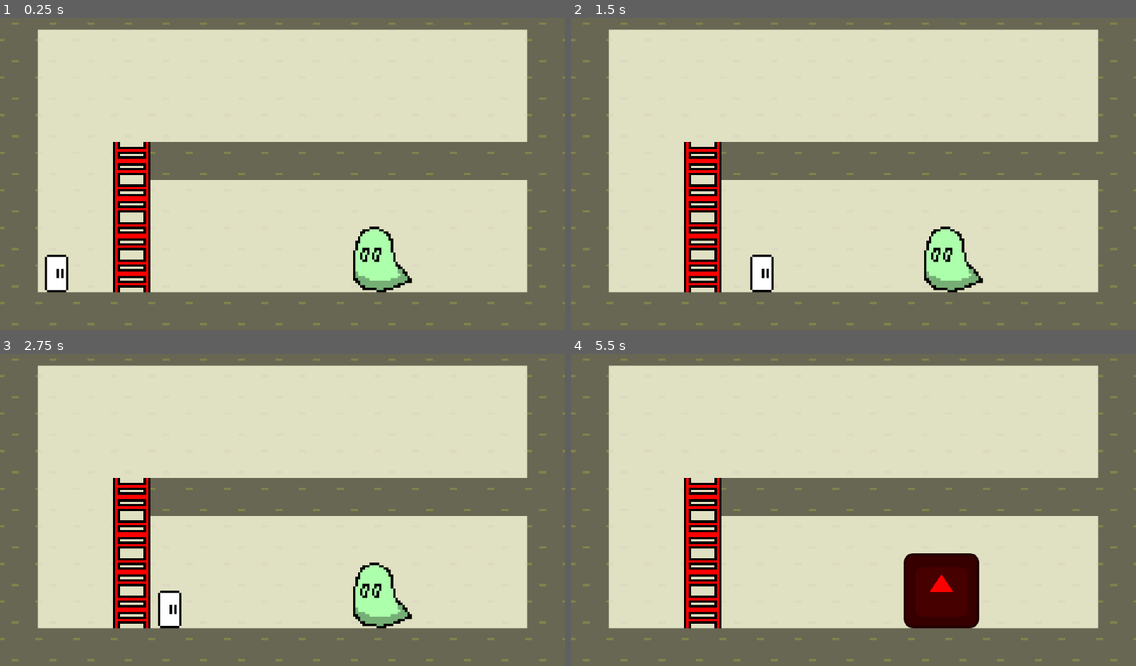
Above: before the commit, frames 1-4 (two rows, left to right).
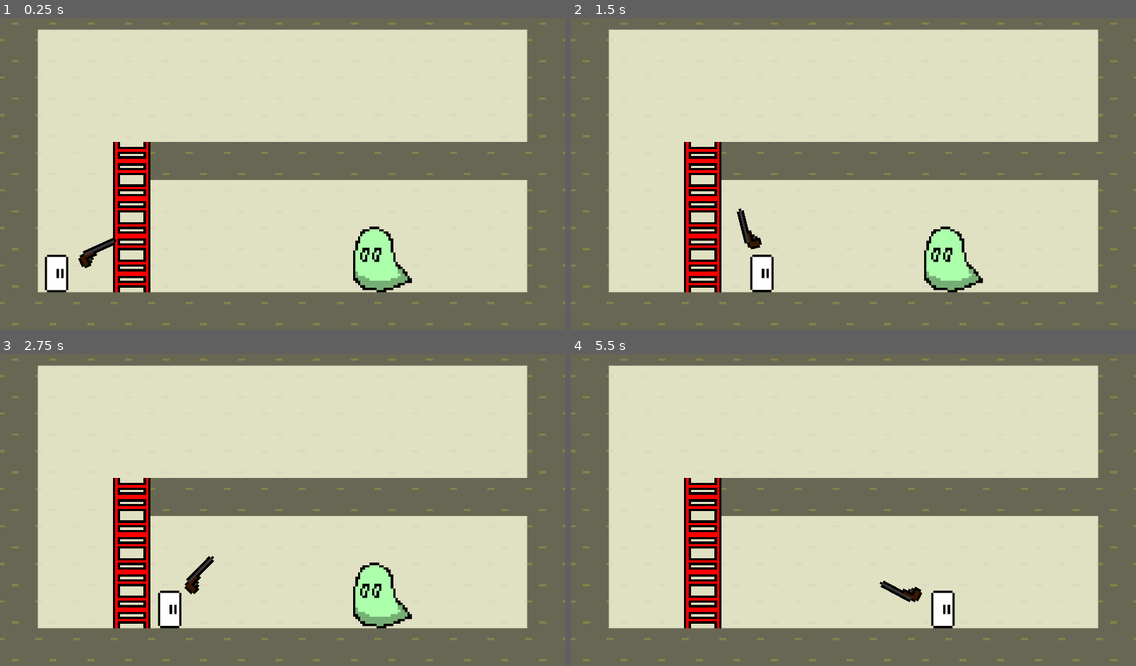
Above: after the commit, the same moments.

Repository: heitortetznerpereira/GGJ2026
Game: Godot game, scene res://main.tscn
Same seed, same stepped clock (60 frames per second), same inputs: the game is played once before the commit and once after it. The engine's default icon, where the game draws it, is replaced by a stand-in: a white triangle on a blue panel in a dark square.
Inputs (mouse positions are in pixels of both pictures, inside the frame that each line leads up to):
- Up to frame 1 (0.25 s): no input
- Up to frame 2 (1.5 s): tap Enter at 0.5 s; move the mouse to (977, 155) at 0.52 s; hold D (move_right) from 0.53 s (still down); tap Space (interact) at 0.6, 1.35 s; tap W (move_up) at 0.77 s; move the mouse to (740, 186) at 1.27 s
- Up to frame 3 (2.75 s): tap W (move_up) at 1.52 s; move the mouse to (339, 438) at 2.02 s; release D (move_right) at 2.03 s; hold Left (move_left) from 2.03 s (still down); tap Space (interact) at 2.1 s
- Up to frame 4 (5.5 s): move the mouse to (825, 572) at 2.77 s; release Left (move_left) at 2.78 s; hold D (move_right) 2.78-4.28 s; tap Space (interact) at 2.85, 3.6, 4.35 s; tap W (move_up) at 3.02, 3.77, 4.52 s; move the mouse to (1023, 553) at 3.52 s; tap E at 4.25 s; move the mouse to (684, 460) at 4.27 s; hold Left (move_left) 4.28-5 s; click "RESIDENT EVIL" at 5 s

The runs differ from the first frame. In frame 1, 0.2% of the frame differs, in the area x 13-21%, y 70-81%; in frame 2, 0.2%; in frame 3, 0.2%; in frame 4, 3.3%, in the area x 54-73%, y 63-89%.

Commit message:
coisa

Diff:
--- a/main.gd
+++ b/main.gd
@@ -1,2 +1,6 @@
 class_name Main
 extends Node
+
+
+func _ready() -> void:
+	Engine.max_fps = 60
--- a/maps/building/building.tscn
+++ b/maps/building/building.tscn
@@ -7,6 +7,7 @@
 [ext_resource type="TileSet" uid="uid://b6y2ac3e1gqyn" path="res://maps/stairs_tile.tres" id="3_dfo5w"]
 [ext_resource type="TileSet" uid="uid://bqkvafq38vn6w" path="res://maps/logic_tile.tres" id="4_dfo5w"]
 [ext_resource type="PackedScene" uid="uid://bu17uw1f2baw8" path="res://monsters/phantom/phantom.tscn" id="6_f1shy"]
+[ext_resource type="Script" uid="uid://0k4m2jvpriua" path="res://monsters/re_monster/re_manager.gd" id="8_onapj"]
 
 [sub_resource type="TileSetAtlasSource" id="TileSetAtlasSource_bju83"]
 texture = ExtResource("2_cplqv")
@@ -19,12 +20,11 @@
 physics_layer_0/collision_layer = 1
 sources/0 = SubResource("TileSetAtlasSource_bju83")
 
-[node name="Building" type="Node2D" unique_id=1541245829 node_paths=PackedStringArray("tile_map", "player", "phantom")]
+[node name="Building" type="Node2D" unique_id=1541245829 node_paths=PackedStringArray("tile_map", "player", "re_manager")]
 script = ExtResource("1_h04c8")
 tile_map = NodePath("PaintTile")
 player = NodePath("Player")
-phantom = NodePath("Phantom")
-re_monster_s = ExtResource("2_bnirl")
+re_manager = NodePath("REManager")
 metadata/_custom_type_script = "uid://grrl5h1qrhem"
 
 [node name="PaintTile" type="TileMapLayer" parent="." unique_id=74287315]
@@ -44,3 +44,9 @@
 
 [node name="Phantom" parent="." unique_id=1524485945 instance=ExtResource("6_f1shy")]
 position = Vector2(160, -16)
+
+[node name="REManager" type="Node" parent="." unique_id=1889434027 node_paths=PackedStringArray("phantom")]
+script = ExtResource("8_onapj")
+phantom = NodePath("../Phantom")
+monster_scene = ExtResource("2_bnirl")
+metadata/_custom_type_script = "uid://0k4m2jvpriua"
--- a/maps/map.gd
+++ b/maps/map.gd
@@ -4,8 +4,7 @@
 
 @export var tile_map : TileMapLayer
 @export var player : Player
-@export var phantom : Phantom
-@export var re_monster_s : PackedScene
+@export var re_manager : REManager
 
 
 func _ready() -> void:
@@ -14,7 +13,8 @@
 
 
 func start_re():
-	phantom.queue_free()
-	var re_monster : REMonster = re_monster_s.instantiate()
-	re_monster.position = phantom.position
-	add_child(re_monster)
+	re_manager.start_re()
+
+
+func game_over():
+	get_tree().quit()
--- a/monsters/phantom/phantom.gd
+++ b/monsters/phantom/phantom.gd
@@ -1,10 +1,31 @@
 class_name Phantom
 extends Area2D
+
+
+var player : Player
+var over_p := false
+
+
+func _ready() -> void:
+	player = Global.player
 
 
 func start_re():
 	pass
 
 
-func on_interact():
-	Global.player.mask_opt()
+func _process(delta: float) -> void:
+	if overlaps_body(player):
+		player.show_inter("PRESS 'E' TO CHOOSE MASK")
+		over_p = true
+		if Input.is_action_just_pressed("interact"):
+			player.mask_opt()
+	else:
+		if over_p:
+			over_p = false
+			player.hide_inter()
+
+
+func destroy():
+	player.hide_inter()
+	queue_free()
--- a/monsters/phantom/phantom.tscn
+++ b/monsters/phantom/phantom.tscn
@@ -2,12 +2,13 @@
 
 [ext_resource type="Script" uid="uid://wpabcmy42e6d" path="res://monsters/phantom/phantom.gd" id="1_xr567"]
 [ext_resource type="Texture2D" uid="uid://bbi0ttgjwjjjj" path="res://assets/sprites/ghosts.png" id="2_fibky"]
-[ext_resource type="Script" uid="uid://icjf04lt7x84" path="res://util/inter_area.gd" id="3_fibky"]
 
-[sub_resource type="RectangleShape2D" id="RectangleShape2D_q5ps1"]
+[sub_resource type="RectangleShape2D" id="RectangleShape2D_ykdrl"]
 size = Vector2(32, 32)
 
 [node name="Phantom" type="Area2D" unique_id=1524485945]
+collision_layer = 0
+collision_mask = 4
 script = ExtResource("1_xr567")
 
 [node name="Sprite2D" type="Sprite2D" parent="." unique_id=220380501]
@@ -16,23 +17,6 @@
 texture = ExtResource("2_fibky")
 vframes = 4
 
-[node name="InterArea" type="Area2D" parent="." unique_id=1848405423 node_paths=PackedStringArray("label", "n_body")]
-collision_layer = 0
-collision_mask = 4
-script = ExtResource("3_fibky")
-label = NodePath("Label")
-n_body = NodePath("..")
-metadata/_custom_type_script = "uid://icjf04lt7x84"
-
-[node name="CollisionShape2D" type="CollisionShape2D" parent="InterArea" unique_id=1779091713]
+[node name="CollisionShape2D" type="CollisionShape2D" parent="." unique_id=1195872896]
 position = Vector2(0, -16)
-shape = SubResource("RectangleShape2D_q5ps1")
-
-[node name="Label" type="Label" parent="InterArea" unique_id=322083029]
-offset_left = -32.0
-offset_top = -56.0
-offset_right = 38.0
-offset_bottom = -33.0
-text = "Oi galera"
-horizontal_alignment = 1
-vertical_alignment = 1
+shape = SubResource("RectangleShape2D_ykdrl")
--- /dev/null
+++ b/monsters/re_monster/re_manager.gd
@@ -0,0 +1,18 @@
+class_name REManager
+extends Node
+
+
+@export var phantom : Phantom
+@export var monster_scene : PackedScene
+var monster : REMonster
+@export var health : float = 10
+@export var speed : float = 20
+@export var delay : float = 3
+
+
+func start_re():
+	phantom.destroy()
+	monster = monster_scene.instantiate()
+	monster.global_position = phantom.global_position
+	await get_tree().create_timer(delay).timeout
+	add_child(monster)
--- a/monsters/re_monster/re_monster.gd
+++ b/monsters/re_monster/re_monster.gd
@@ -1,9 +1,10 @@
 class_name REMonster
-extends CharacterBody2D
+extends Area2D
 
 
 const BASE_SPEED : float = 40
 
+var velocity : Vector2
 var player : Player
 
 
@@ -11,8 +12,13 @@
 	player = Global.player
 
 
-func _process(delta: float) -> void:
+func _physics_process(delta: float) -> void:
 	var dir := (player.global_position - global_position
 	).normalized()
 	velocity = dir * BASE_SPEED
-	move_and_slide()
+	global_position += velocity * delta
+
+
+func _on_body_entered(body: Node2D) -> void:
+	if body is Player:
+		Global.map.game_over()
--- a/monsters/re_monster/re_monster.tscn
+++ b/monsters/re_monster/re_monster.tscn
@@ -4,10 +4,11 @@
 [ext_resource type="Script" uid="uid://dkrdm2lge00jv" path="res://monsters/re_monster/re_monster.gd" id="1_py71m"]
 
 [sub_resource type="RectangleShape2D" id="RectangleShape2D_py71m"]
+size = Vector2(32, 32)
 
-[node name="REMonster" type="CharacterBody2D" unique_id=84071906]
+[node name="REMonster" type="Area2D" unique_id=161077751]
 collision_layer = 0
-collision_mask = 0
+collision_mask = 4
 script = ExtResource("1_py71m")
 
 [node name="Sprite2D" type="Sprite2D" parent="." unique_id=1311285311]
@@ -17,4 +18,7 @@
 texture = ExtResource("1_g6put")
 
 [node name="CollisionShape2D" type="CollisionShape2D" parent="." unique_id=750511185]
+position = Vector2(0, -16)
 shape = SubResource("RectangleShape2D_py71m")
+
+[connection signal="body_entered" from="." to="." method="_on_body_entered"]
--- a/player/hud.gd
+++ b/player/hud.gd
@@ -4,6 +4,7 @@
 
 @export var player : Player
 @export var masks : Control
+@export var inter_lbl : Label
 
 
 func _ready() -> void:
--- a/player/player.gd
+++ b/player/player.gd
@@ -7,17 +7,21 @@
 @export var main_cam : Camera2D
 @export var stairs_area : Area2D
 @export var hud : HUD
+@export var weapon_pivot : Marker2D
 
-var inter_area : InterArea
 var speed := BASE_SPEED
+var mouse_pos : Vector2
 
 
 func _ready() -> void:
 	Global.player = self
 
 
-func _process(delta: float) -> void:
+func _physics_process(delta: float) -> void:
 	move(delta)
+	mouse_pos = get_global_mouse_position()
+	weapon_pivot.look_at(mouse_pos)
+
 
 
 func move(delta : float):
@@ -50,5 +54,13 @@
 func start_re():
 	speed = BASE_SPEED
 	Global.map.start_re()
-	inter_area.queue_free()
-	inter_area = null
+
+
+func show_inter(text : String):
+	#hud.inter_lbl.show()
+	hud.inter_lbl.text = text
+
+
+func hide_inter():
+	#hud.inter_lbl.hide()
+	hud.inter_lbl.text = ""
--- a/player/player.tscn
+++ b/player/player.tscn
@@ -3,18 +3,20 @@
 [ext_resource type="Script" uid="uid://biwlcv6bb6x8g" path="res://player/player.gd" id="1_rkbax"]
 [ext_resource type="Texture2D" uid="uid://fcvs0ghy7a3u" path="res://player/spr_player.png" id="2_g1dw6"]
 [ext_resource type="Script" uid="uid://dlp5mhes7osav" path="res://player/hud.gd" id="3_g1dw6"]
+[ext_resource type="PackedScene" uid="uid://b3to25tjblx6v" path="res://weapons/shotgun.tscn" id="4_yw30f"]
 
 [sub_resource type="RectangleShape2D" id="RectangleShape2D_rkbax"]
 size = Vector2(8, 16)
 
 [sub_resource type="RectangleShape2D" id="RectangleShape2D_g1dw6"]
 
-[node name="Player" type="CharacterBody2D" unique_id=910214005 node_paths=PackedStringArray("main_cam", "stairs_area", "hud")]
+[node name="Player" type="CharacterBody2D" unique_id=910214005 node_paths=PackedStringArray("main_cam", "stairs_area", "hud", "weapon_pivot")]
 collision_layer = 4
 script = ExtResource("1_rkbax")
 main_cam = NodePath("MainCam")
 stairs_area = NodePath("StairsArea")
 hud = NodePath("CanvasLayer/HUD")
+weapon_pivot = NodePath("WeaponPivot")
 
 [node name="Sprite2D" type="Sprite2D" parent="." unique_id=802551471]
 position = Vector2(0, -8)
@@ -36,9 +38,17 @@
 [node name="CollisionShape2D" type="CollisionShape2D" parent="StairsArea" unique_id=754765987]
 shape = SubResource("RectangleShape2D_g1dw6")
 
+[node name="WeaponPivot" type="Marker2D" parent="." unique_id=1362157835]
+position = Vector2(0, -8)
+
+[node name="WeaponHolder" type="Marker2D" parent="WeaponPivot" unique_id=1600788270]
+position = Vector2(16, 0)
+
+[node name="Shotgun" parent="WeaponPivot/WeaponHolder" unique_id=1997454010 instance=ExtResource("4_yw30f")]
+
 [node name="CanvasLayer" type="CanvasLayer" parent="." unique_id=1858821593]
 
-[node name="HUD" type="Control" parent="CanvasLayer" unique_id=1505060073 node_paths=PackedStringArray("player", "masks")]
+[node name="HUD" type="Control" parent="CanvasLayer" unique_id=1505060073 node_paths=PackedStringArray("player", "masks", "inter_lbl")]
 layout_mode = 3
 anchors_preset = 15
 anchor_right = 1.0
@@ -48,6 +58,7 @@
 script = ExtResource("3_g1dw6")
 player = NodePath("../..")
 masks = NodePath("Masks")
+inter_lbl = NodePath("InterLbl")
 
 [node name="Masks" type="Control" parent="CanvasLayer/HUD" unique_id=2051493043]
 layout_mode = 1
@@ -87,6 +98,20 @@
 theme_override_font_sizes/font_size = 40
 text = "FNAF"
 
+[node name="InterLbl" type="Label" parent="CanvasLayer/HUD" unique_id=1783552631]
+layout_mode = 1
+anchors_preset = 7
+anchor_left = 0.5
+anchor_top = 1.0
+anchor_right = 0.5
+anchor_bottom = 1.0
+offset_left = -20.0
+offset_top = -14.0
+offset_right = 20.0
+grow_horizontal = 2
+grow_vertical = 0
+theme_override_font_sizes/font_size = 40
+
 [connection signal="pressed" from="CanvasLayer/HUD/Masks/HBoxContainer/ExBtn" to="CanvasLayer/HUD" method="_on_ex_btn_pressed"]
 [connection signal="pressed" from="CanvasLayer/HUD/Masks/HBoxContainer/REBtn" to="CanvasLayer/HUD" method="_on_re_btn_pressed"]
 [connection signal="pressed" from="CanvasLayer/HUD/Masks/HBoxContainer/FNAFBtn" to="CanvasLayer/HUD" method="_on_fnaf_btn_pressed"]
--- a/project.godot
+++ b/project.godot
@@ -94,12 +94,18 @@
 , Object(InputEventKey,"resource_local_to_scene":false,"resource_name":"","device":-1,"window_id":0,"alt_pressed":false …(183 unchanged characters)…
 ]
 }
+attack={
+"deadzone": 0.2,
+"events": [Object(InputEventMouseButton,"resource_local_to_scene":false,"resource_name":"","device":-1,"window_id":0,"alt_pressed":false,"shift_pressed":false,"ctrl_pressed":false,"meta_pressed":false,"button_mask":0,"position":Vector2(0, 0),"global_position":Vector2(0, 0),"factor":1.0,"button_index":1,"canceled":false,"pressed":false,"double_click":false,"script":null)
+]
+}
 
 [layer_names]
 
 2d_physics/layer_1="world"
 2d_physics/layer_2="stairs"
 2d_physics/layer_3="player"
+2d_physics/layer_4="weapon"
 
 [physics]
 
--- /dev/null
+++ b/weapons/shotgun.gd
@@ -0,0 +1,2 @@
+class_name Shotgun
+extends Weapon
--- /dev/null
+++ b/weapons/shotgun.tscn
@@ -0,0 +1,13 @@
+[gd_scene format=3 uid="uid://b3to25tjblx6v"]
+
+[ext_resource type="Script" uid="uid://d1vink7tegw6x" path="res://weapons/weapon.gd" id="1_kwm0t"]
+[ext_resource type="Texture2D" uid="uid://fsbn0ll5de5b" path="res://escopeta.png" id="2_64lnt"]
+
+[node name="Shotgun" type="CharacterBody2D" unique_id=1997454010]
+script = ExtResource("1_kwm0t")
+metadata/_custom_type_script = "uid://d1vink7tegw6x"
+
+[node name="Sprite2D" type="Sprite2D" parent="." unique_id=1040789856]
+texture = ExtResource("2_64lnt")
+offset = Vector2(0, -4)
+flip_h = true
--- /dev/null
+++ b/weapons/weapon.gd
@@ -0,0 +1,21 @@
+class_name Weapon
+extends CharacterBody2D
+
+
+var picked := true
+
+
+func pick():
+	picked = true
+	collision_layer = 0
+
+
+func drop():
+	picked = false
+	collision_layer = 8
+
+
+func _process(delta: float) -> void:
+	if not picked and not is_on_floor():
+		velocity.y += Global.gravity * delta
+		move_and_slide()
Not shown, added: armadilha urso.png.import
Not shown, added: escopeta.png.import
Not shown, added: faca.png.import
Not shown, added: monsters/re_monster/re_manager.gd.uid
Not shown, added: pistola.png.import
Not shown, added: weapons/shotgun.gd.uid
Not shown, added: weapons/weapon.gd.uid
